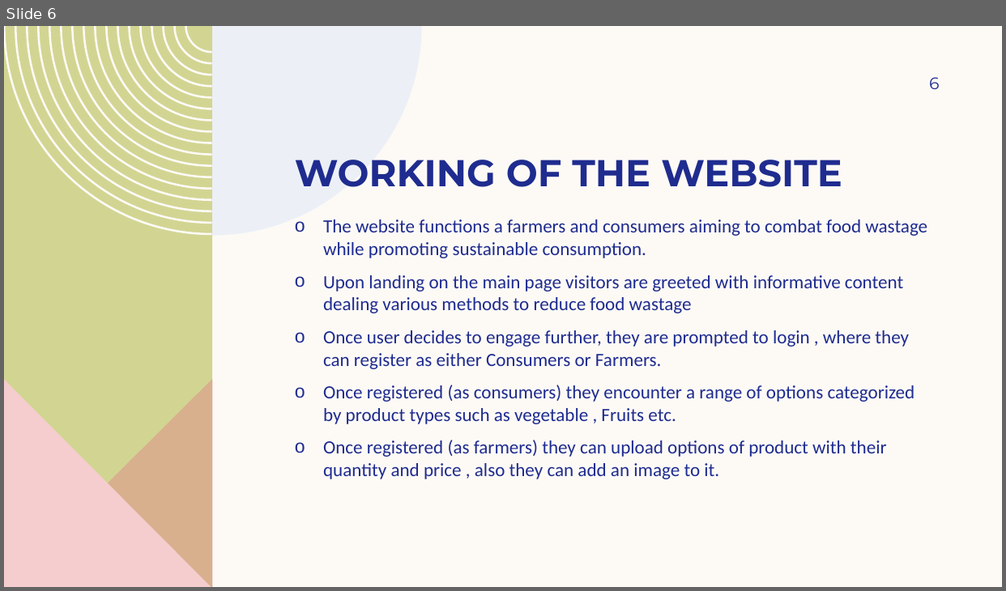
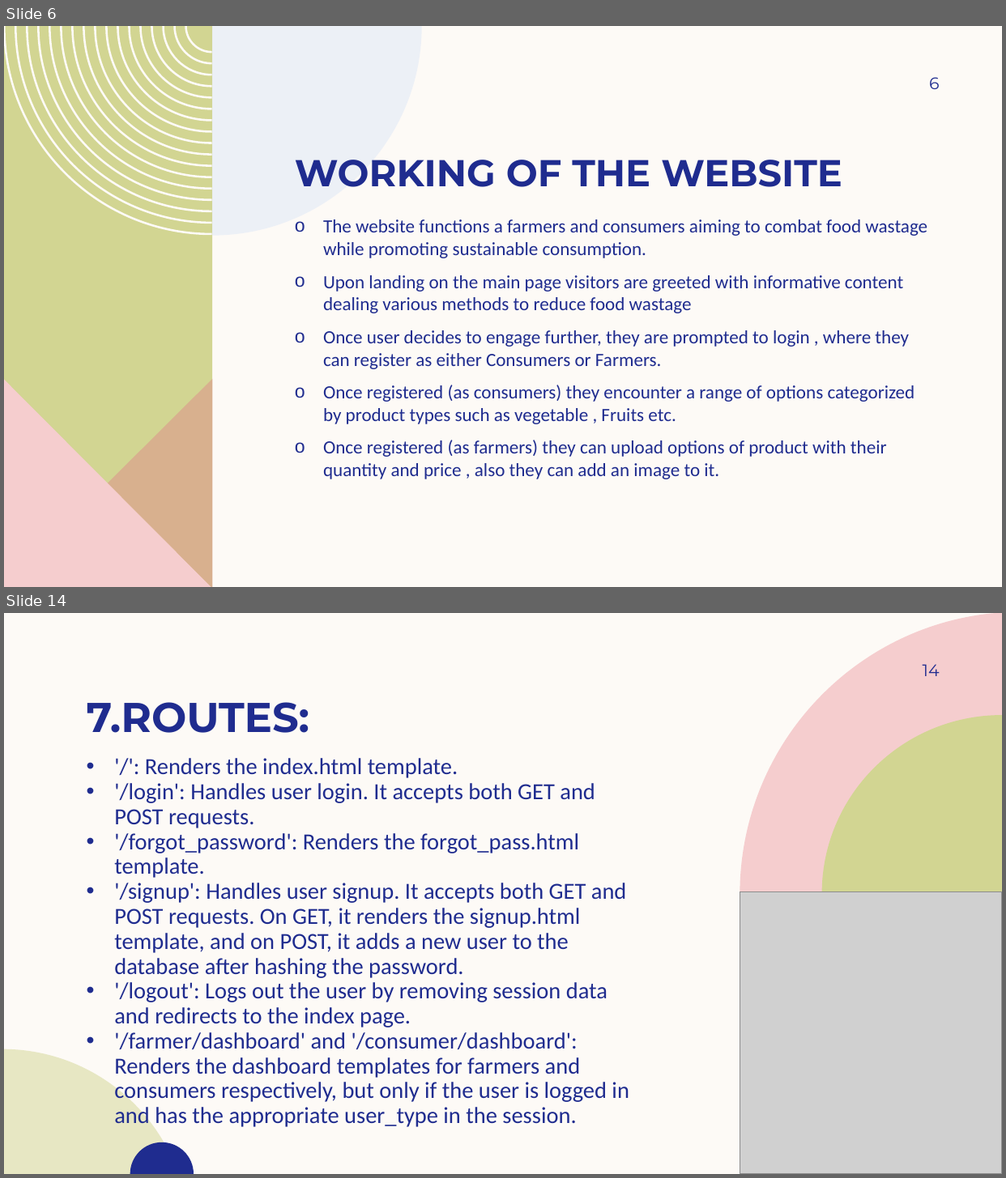
Before and after one commit to srr17/HackathonACMNEXUS, a slide deck: CROP LINK.pptx. Shown one above the other, each under a label of ours: slide 6 before the commit, slides 6 and 14 after it; the slides between them are not shown. The pictures are 1006x591 and 1006x1178 pixels, drawn with LibreOffice and Linux fonts; fonts in the diff are those of the drawing; grey boxes stand for pictures; background and template pictures are left out. Boxes give left, top, right and bottom in pixels: in the first picture for what was removed or moved away, otherwise in the second. Text is boxed around its words. In the diff, an @@ line names an element or a change of style, - is before the commit and + after.

```diff
--- a/CROP LINK.pptx
+++ b/CROP LINK.pptx
@@ slide 14 added at (4,613,1002,1174), background #FDFAF6 @@
@@ freeform shape added at (740,613,1002,895), fill #F5CDCE @@
@@ page number added at (923,664,940,676), 16 pt, text #1F2C8F @@
+14
@@ title added at (87,702,309,733), 40 pt, text #1F2C8F, bold @@
+7.ROUTES:
@@ freeform shape added at (822,715,1002,894), fill #D2D592 @@
@@ text added at (114,758,629,1130), 22.2 pt, text #1F2C8F @@
+• '/': Renders the index.html template.
+• '/login': Handles user login. It accepts both GET and POST requests.
+• '/forgot_password': Renders the forgot_pass.html template.
+• '/signup': Handles user signup. It accepts both GET and POST requests. On GET, it renders the signup.html template, and on POST, it adds a new user to the database after hashing the password.
+• '/logout': Logs out the user by removing session data and redirects to the index page.
+• '/farmer/dashboard' and '/consumer/dashboard': Renders the dashboard templates for farmers and consumers respectively, but only if the user is logged in and has the appropriate user_type in the session.
@@ picture added at (740,892,1002,1174) @@
@@ freeform shape added at (4,1050,178,1174), fill #D2D592 at 50% opacity @@
@@ freeform shape added at (130,1143,194,1174), fill #1F2C8F @@
```
Also in this commit, not shown: 4 slides changed, 8 other slides added, 6 slides removed.
